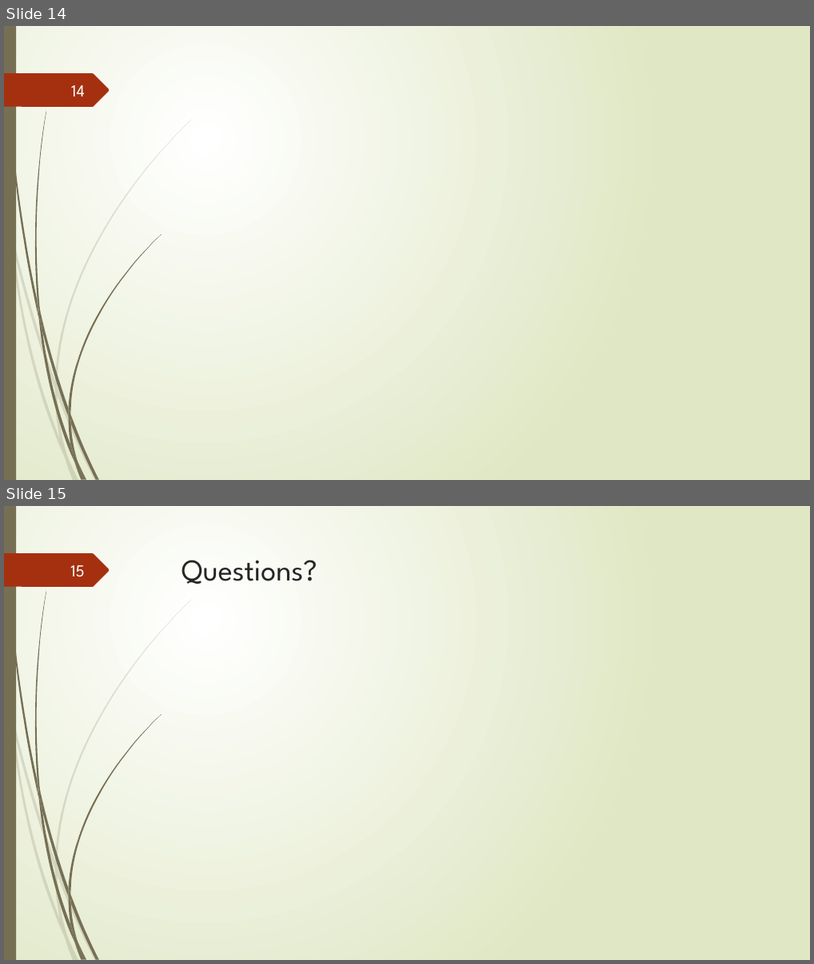
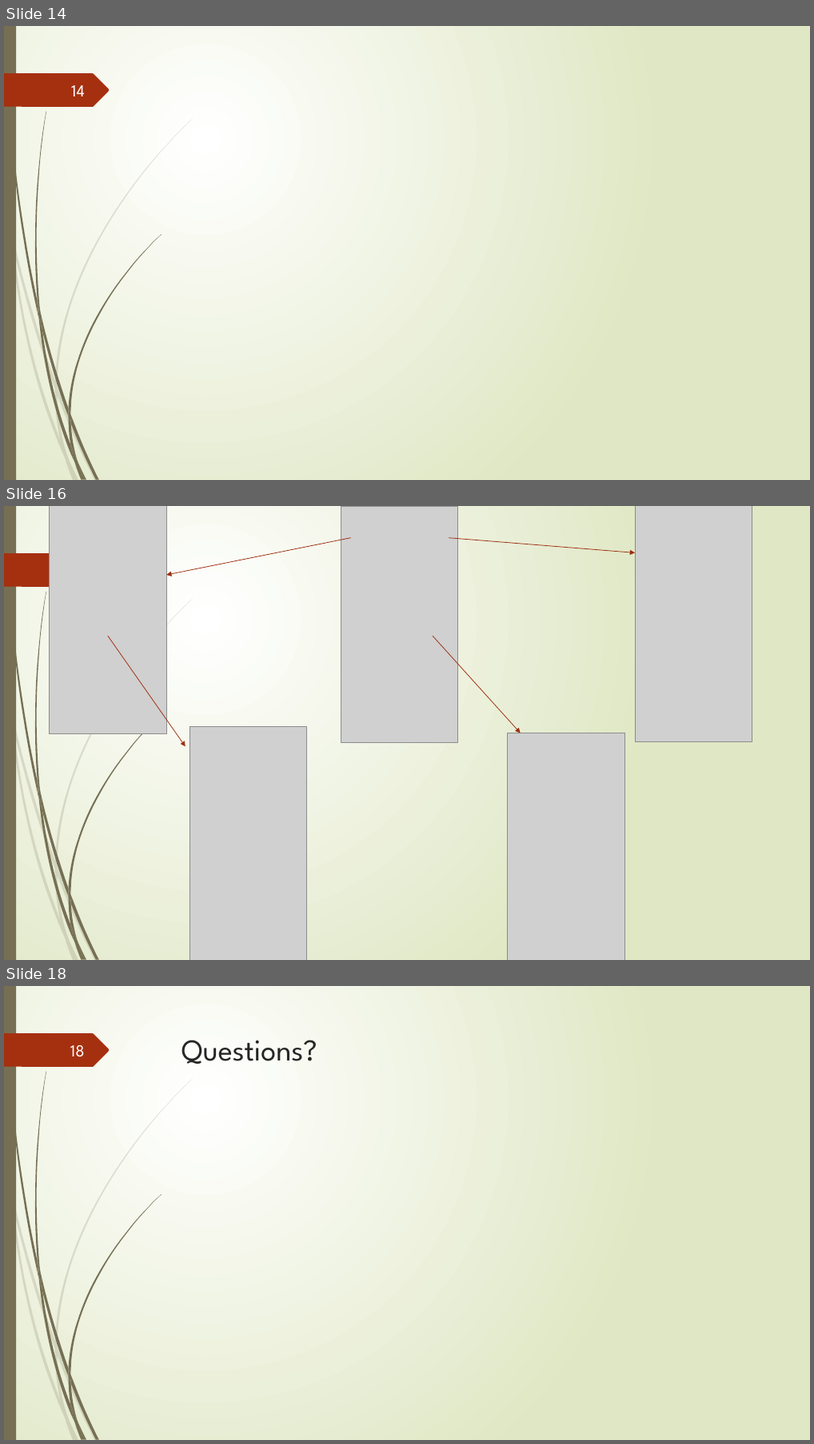
Before and after one commit to junmin-yee/Landmarked, a slide deck: Presentations/Sprint01 ReviewMeeting.pptx. Shown one above the other, each under a label of ours: slides 14 and 15 before the commit, slides 14, 16 and 18 after it; the slides between them are not shown. The pictures are 814x964 and 814x1444 pixels, drawn with LibreOffice and Linux fonts; fonts in the diff are those of the drawing; grey boxes stand for pictures; background and template pictures are left out. Boxes give left, top, right and bottom in pixels: in the first picture for what was removed or moved away, otherwise in the second. Text is boxed around its words. In the diff, an @@ line names an element or a change of style, - is before the commit and + after.

```diff
--- a/Presentations/Sprint01 ReviewMeeting.pptx
+++ b/Presentations/Sprint01 ReviewMeeting.pptx
@@ slide 16 added at box(4, 506, 810, 960), background gradient #FFFFFF to #DFE8C4; not listed: 24 template elements that a slide beside it also shows @@
@@ picture added at box(50, 506, 166, 733) @@
@@ picture added at box(341, 506, 458, 742) @@
@@ picture added at box(635, 506, 753, 742) @@
@@ arrow added from (350, 538) to (166, 575), #9E2E0F 0.75 pt @@
@@ arrow added from (450, 538) to (635, 552), #9E2E0F 0.75 pt @@
@@ arrow added from (108, 636) to (186, 746), #9E2E0F 0.75 pt @@
@@ arrow added from (433, 636) to (521, 733), #9E2E0F 0.75 pt @@
@@ picture added at box(190, 726, 306, 960) @@
@@ picture added at box(508, 733, 626, 960) @@
@@ what was slide 15 is now slide 18 @@
@@ page number at box(70, 1045, 85, 1057): text changed @@
-15
+18
```
Also in this commit, not shown: 2 other slides added.
